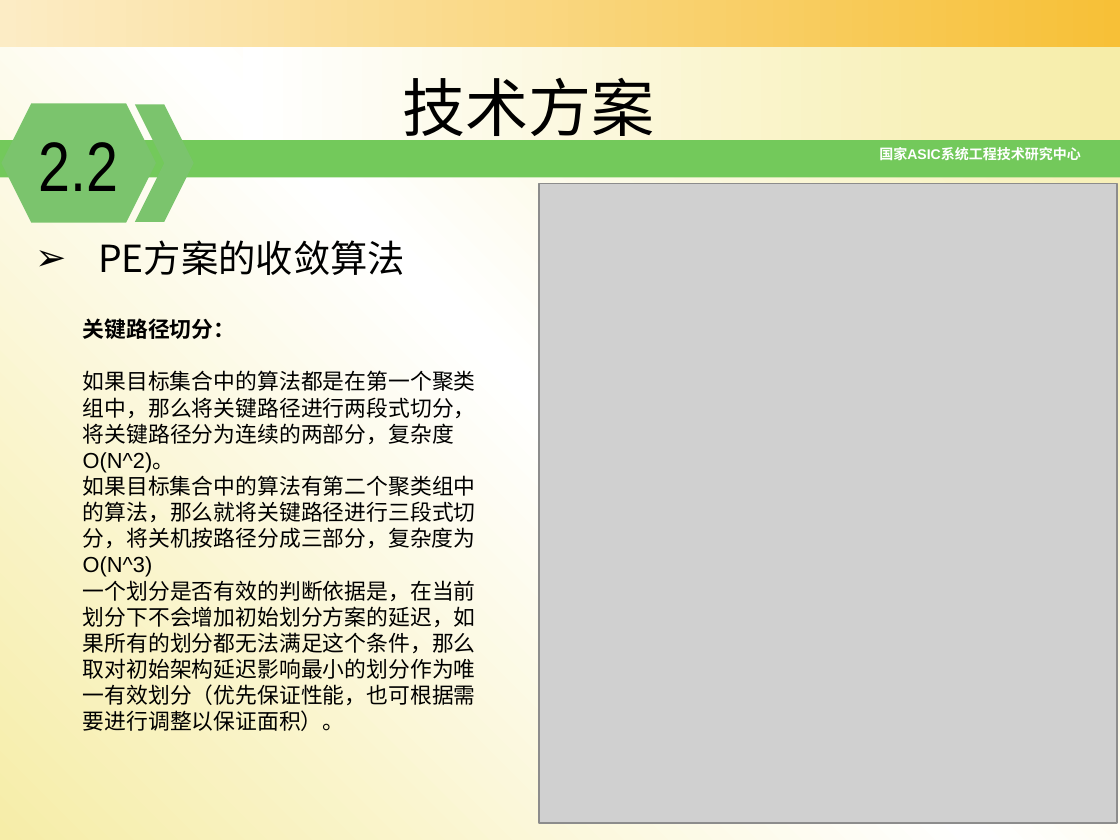
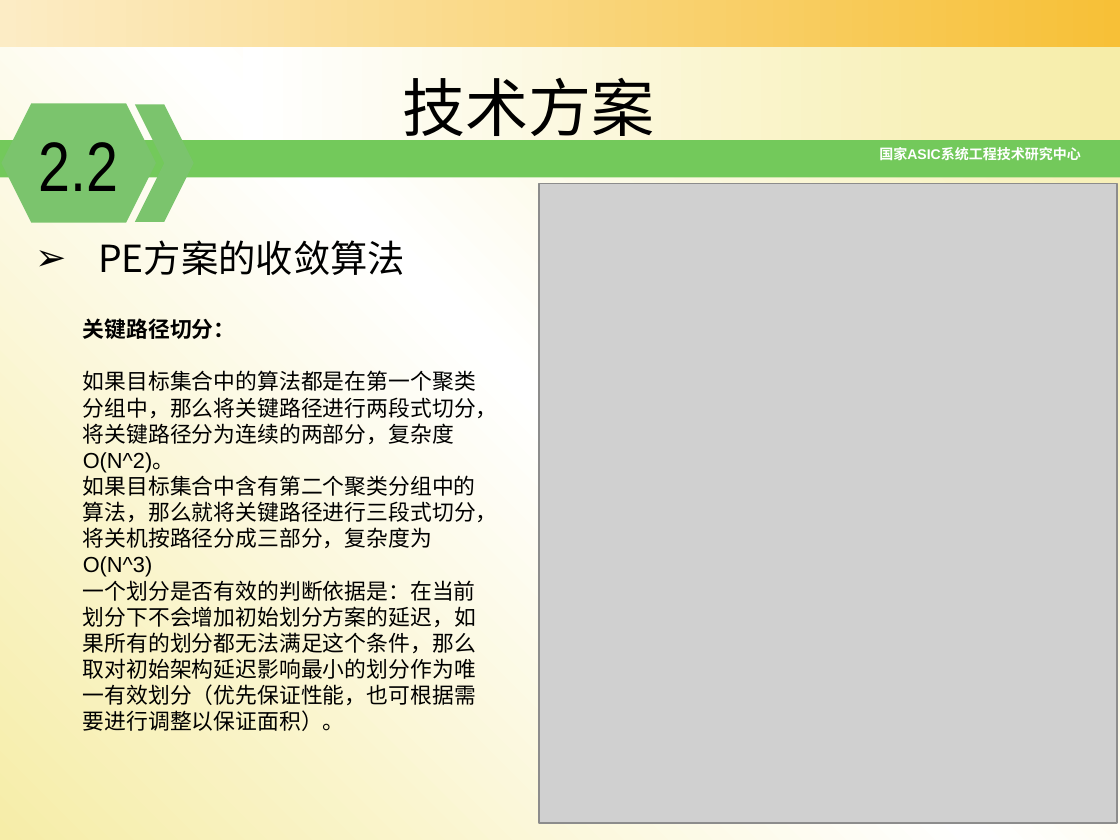
Before and after one commit to zdyzhan/bishe, a slide deck: slide 20 of 开题报告_131199李小泉11_18.pptx. Drawn at 1120x840 pixels with LibreOffice and Linux fonts; fonts in the diff are those of the drawing; grey boxes stand for pictures; background and template pictures are left out. Boxes give left, top, right and bottom in pixels: in the first picture for what was removed or moved away, otherwise in the second. Text is boxed around its words. In the diff, an @@ line names an element or a change of style, - is before the commit and + after.

```diff
--- a/开题报告_131199李小泉11_18.pptx
+++ b/开题报告_131199李小泉11_18.pptx
@@ text at [83, 370, 498, 731]: text changed @@
-如果目标集合中的算法都是在第一个聚类组中，那么将关键路径进行两段式切分，将关键路径分为连续的两部分，复杂度O(N^2)。
-如果目标集合中的算法有第二个聚类组中的算法，那么就将关键路径进行三段式切分，将关机按路径分成三部分，复杂度为O(N^3)
-一个划分是否有效的判断依据是，在当前划分下不会增加初始划分方案的延迟，如果所有的划分都无法满足这个条件，那么取对初始架构延迟影响最小的划分作为唯一有效划分（优先保证性能，也可根据需要进行调整以保证面积）。
+如果目标集合中的算法都是在第一个聚类分组中，那么将关键路径进行两段式切分，将关键路径分为连续的两部分，复杂度O(N^2)。
+如果目标集合中含有第二个聚类分组中的算法，那么就将关键路径进行三段式切分，将关机按路径分成三部分，复杂度为O(N^3)
+一个划分是否有效的判断依据是：在当前划分下不会增加初始划分方案的延迟，如果所有的划分都无法满足这个条件，那么取对初始架构延迟影响最小的划分作为唯一有效划分（优先保证性能，也可根据需要进行调整以保证面积）。
```
Also in this commit, not shown: 23 other slides changed, 1 other file.
